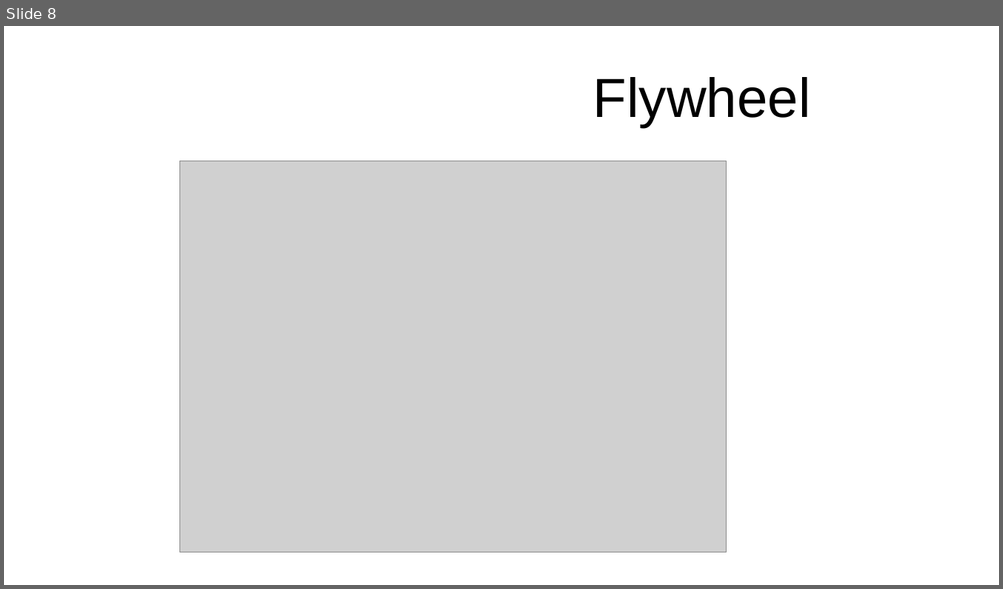
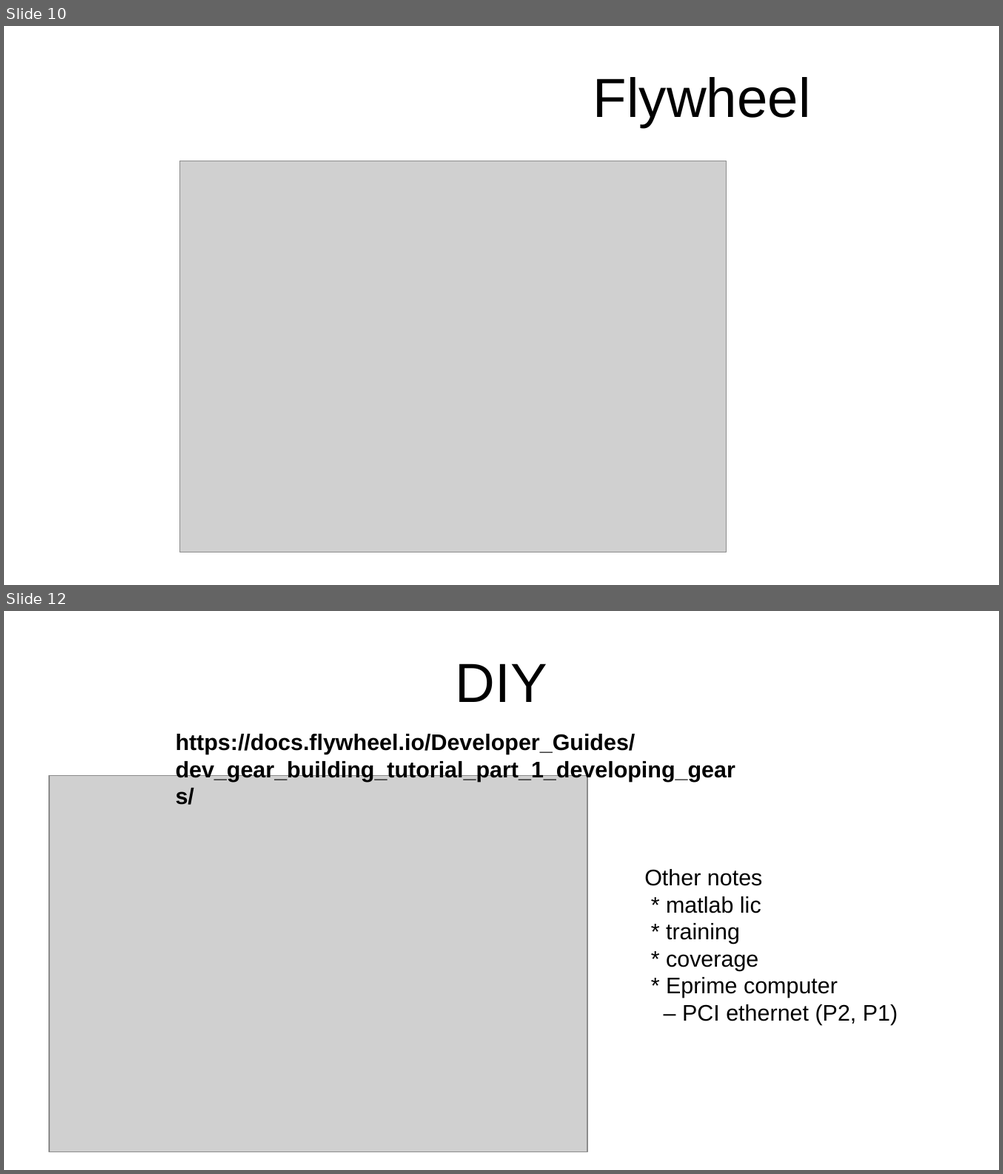
Before and after one commit to NPACore/fw-mrrcqa, a slide deck: docs/fwgears_gettingstarted_20240829.odp. Shown one above the other, each under a label of ours: slide 8 before the commit, slides 10 and 12 after it; the slides between them are not shown. The pictures are 1003x589 and 1003x1174 pixels, drawn with LibreOffice and Linux fonts; fonts in the diff are those of the drawing; grey boxes stand for pictures. Boxes give left, top, right and bottom in pixels: in the first picture for what was removed or moved away, otherwise in the second. Text is boxed around its words. In the diff, an @@ line names an element or a change of style, - is before the commit and + after.

Commit message:
✨ fwgeras_gettingstarted: add actual fw gear dialog

```diff
--- a/docs/fwgears_gettingstarted_20240829.odp
+++ b/docs/fwgears_gettingstarted_20240829.odp
@@ slide 12 added at (x1=4, y1=611, x2=999, y2=1170), background #FFFFFF @@
@@ title added at (x1=455, y1=664, x2=547, y2=702), 44 pt, text #000000 @@
+DIY
@@ text added at (x1=176, y1=734, x2=735, y2=782), 18 pt, text #000000, bold @@
+https://docs.flywheel.io/Developer_Guides/dev_gear_building_tutorial_part_1_developing_gears/
@@ picture added at (x1=49, y1=775, x2=587, y2=1153) @@
@@ text added at (x1=644, y1=869, x2=897, y2=1025), 18 pt, text #000000 @@
+Other notes
+* matlab lic
+* training
+* coverage
+* Eprime computer
+– PCI ethernet (P2, P1)
@@ what was slide 8 is now slide 10 @@
```
Also in this commit, not shown: 3 slides changed, 2 other slides added, 1 slide removed.
